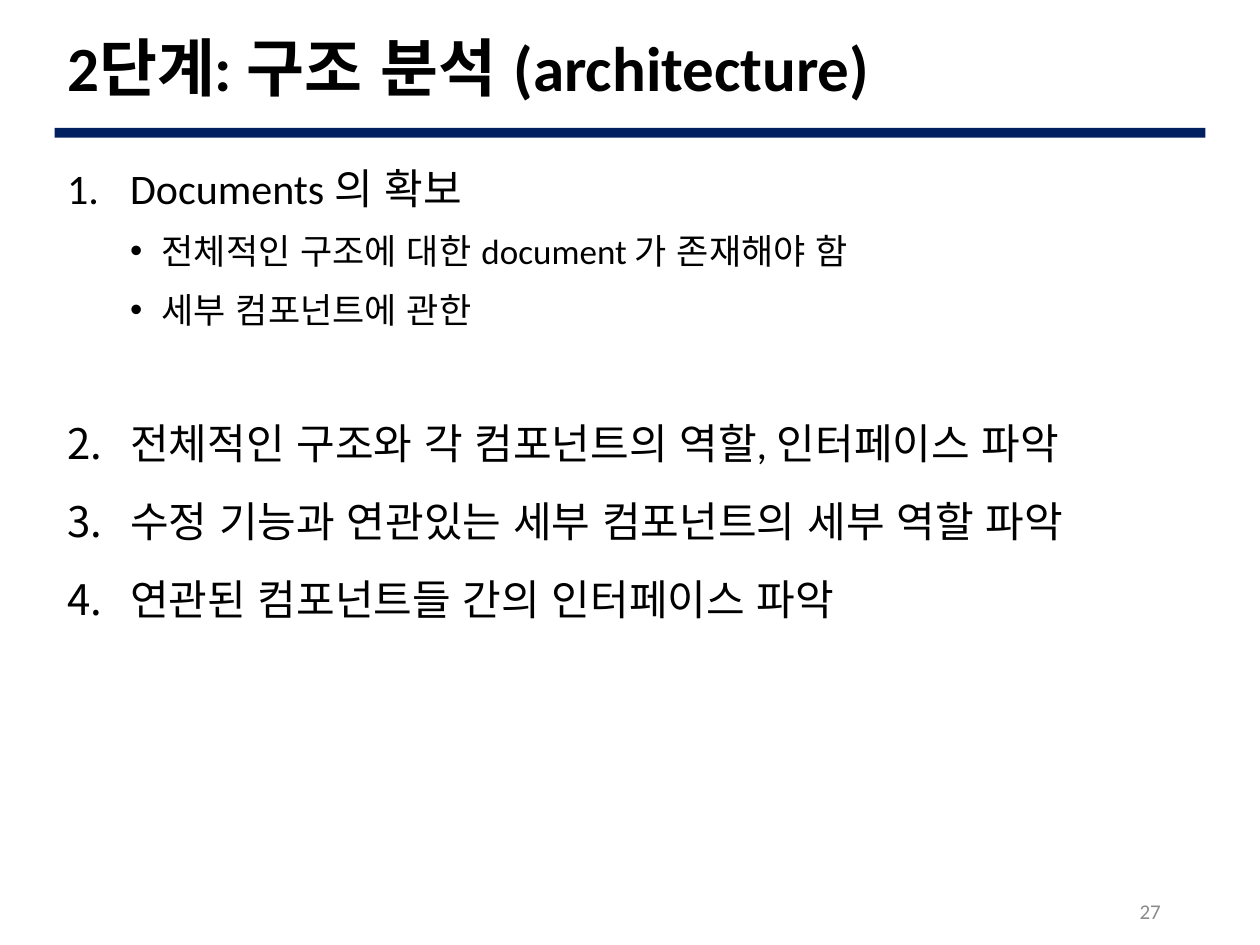
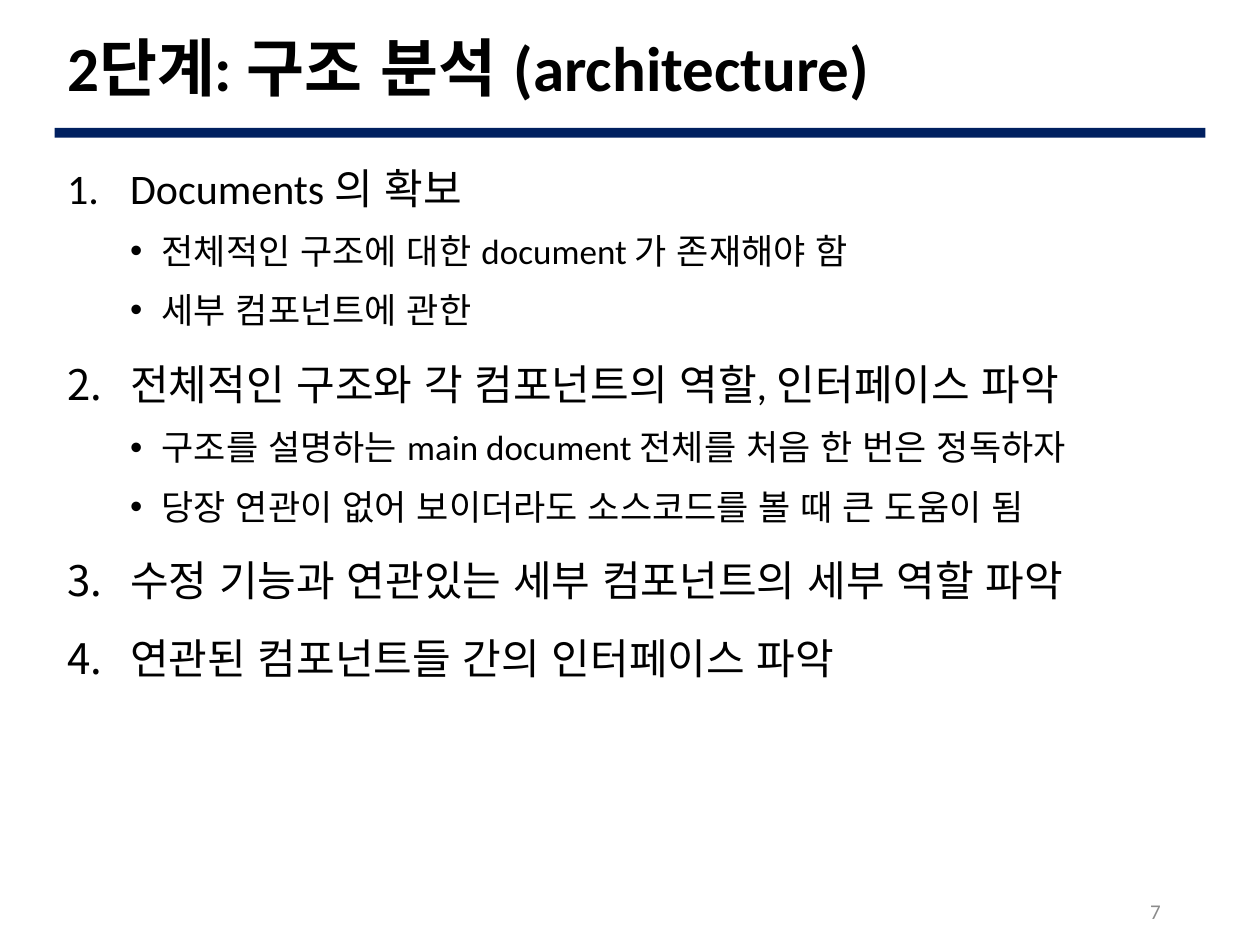
Before and after one commit to JBNU-JEduTools/osscourse, a slide deck: slide 7 of Slides/8. 코드 분석 1.pptx (slide 27 before the commit). Drawn at 1260x945 pixels with LibreOffice and Linux fonts; fonts in the diff are those of the drawing; background and template pictures are left out. Boxes give left, top, right and bottom in pixels: in the first picture for what was removed or moved away, otherwise in the second. Text is boxed around its words. In the diff, an @@ line names an element or a change of style, - is before the commit and + after.

```diff
--- a/Slides/8. 코드 분석 1.pptx
+++ b/Slides/8. 코드 분석 1.pptx
@@ text at (162, 431, 1066, 523): paragraphs added @@
+  • 구조를 설명하는 main document 전체를 처음 한 번은 정독하자
+  • 당장 연관이 없어 보이더라도 소스코드를 볼 때 큰 도움이 됨
@@ page number at (1150, 905, 1161, 919): text changed @@
-27
+7
```
Also in this commit, not shown: 8 other slides changed, 15 slides added, 40 slides removed, 5 other files.
